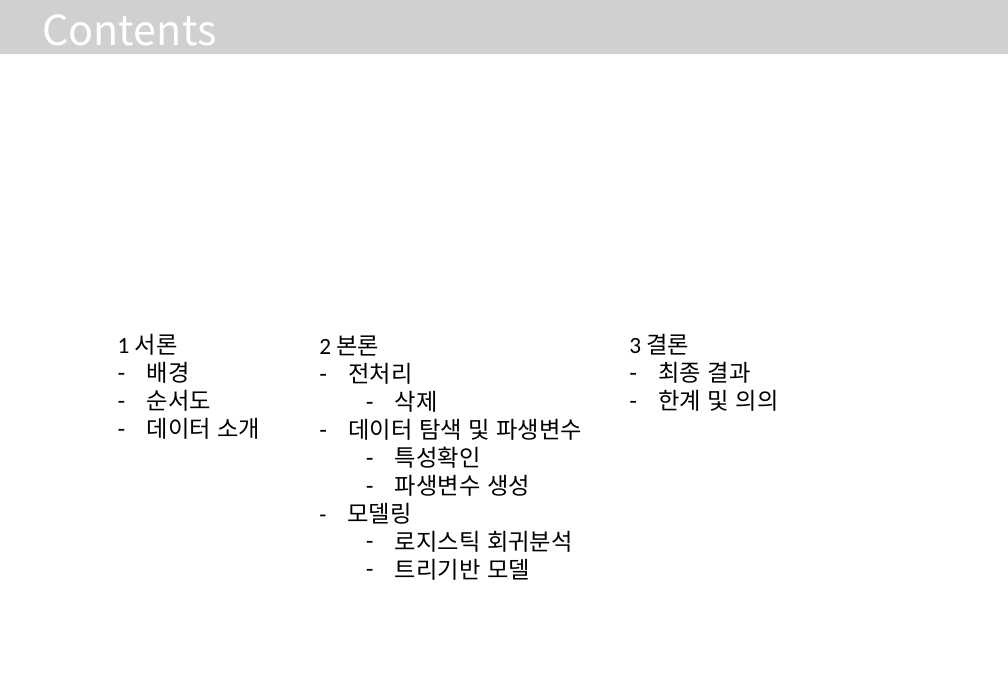
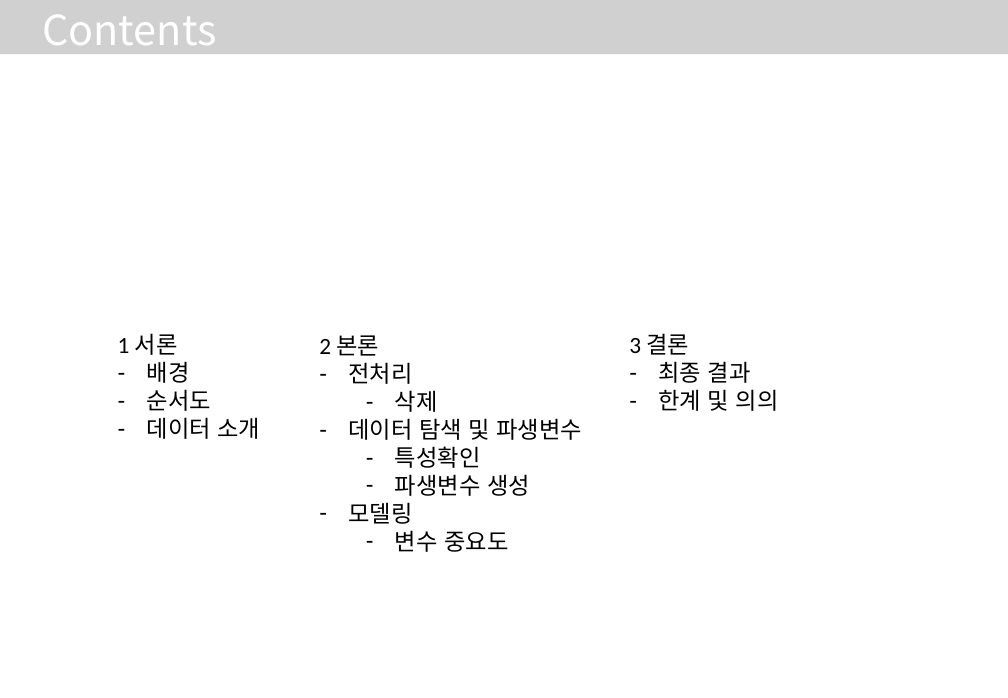
Before and after one commit to InkyunMoon/-----, a slide deck: slide 2 of 스케일 불량요인 파악과 개선기회 도출.pptx. Drawn at 1008x698 pixels with LibreOffice and Linux fonts; fonts in the diff are those of the drawing; grey boxes stand for pictures. Boxes give left, top, right and bottom in pixels: in the first picture for what was removed or moved away, otherwise in the second. Text is boxed around its words. In the diff, an @@ line names an element or a change of style, - is before the commit and + after.

Commit message:
0328 모델링

```diff
--- a/스케일 불량요인 파악과 개선기회 도출.pptx
+++ b/스케일 불량요인 파악과 개선기회 도출.pptx
@@ text at (x1=348, y1=502, x2=508, y2=552): text changed @@
-- 모델링
-  – 로지스틱 회귀분석
-  – 트리기반 모델
+– 모델링
+  – 변수 중요도
```
Also in this commit, not shown: 2 other slides changed, 1 other file.
